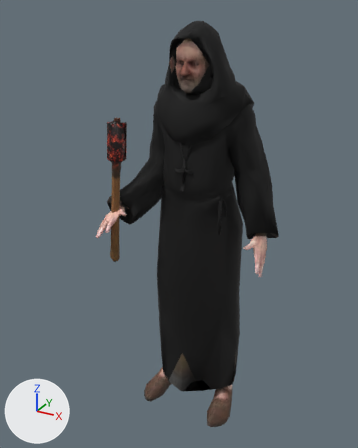
The glTF model models/rigged/fanatic.glb as it was, and as the next commit left it.
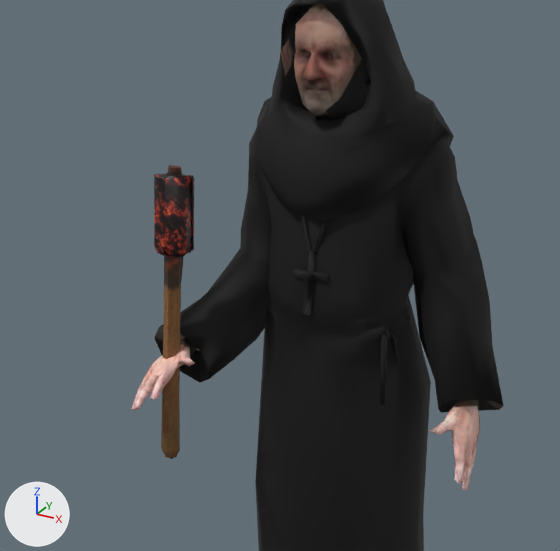
Each version is shown whole from a 50 mm camera at (0.883, -1.734, 1.85) aimed at (-0.065, -0.011, 0.989), then close up on the part from 9% to 86% of the width and 8% to 69% of the height. The axes (+X, +Y, +Z) are drawn at lower left. The lights are the same throughout. The first two pictures are the older version. Vertices at exactly the same position are counted once.

Names of what the first close-up shows: 'fanatic'.
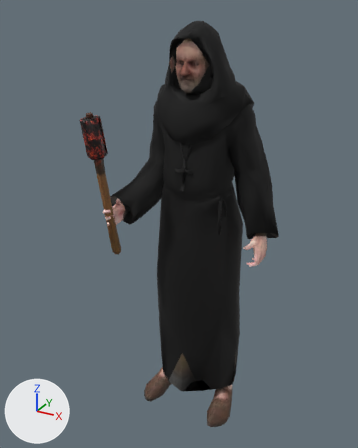
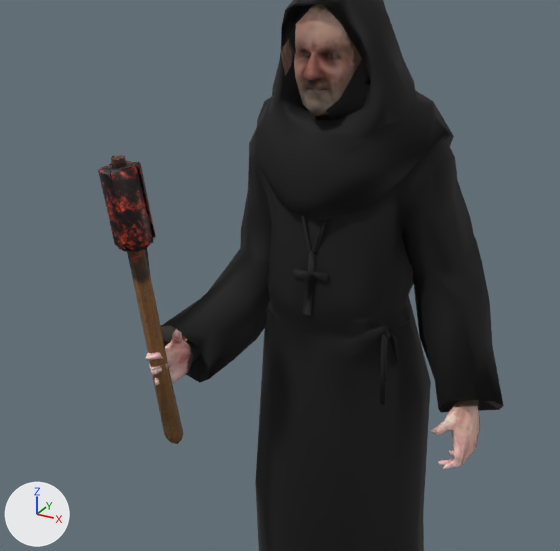
The newer file is also turned or shifted as a whole; pictures and numbers use the older file's frame.

Changed parts and their boxes [x1, y1, x2, y2] in the close-ups (560 x 551 px; the box of a moved part takes in the faces that stretch with it):
'fanatic', reshaped
    before: [131, 0, 504, 551]
    after: [98, 0, 504, 551]
part 1 of me_material1_001, moved or reshaped
    before: [154, 173, 194, 257]
    after: [98, 161, 156, 252]
part 2 of me_material1_001, moved or reshaped
    before: [161, 165, 183, 458]
    after: [111, 156, 183, 444]
part 3 of me_material1_001, moved or reshaped
    before: [169, 165, 180, 168]
    after: [112, 155, 124, 160]
part 4 of me_material1_001, moved or reshaped
    before: [131, 337, 197, 411]
    after: [146, 329, 201, 386]
part 5 of me_material1_001, moved or reshaped
    before: [454, 444, 477, 490]
    after: [438, 444, 477, 469]

The change, as a list of edits to the scene's bpy script:
```text
Change me_material1_001:
    used by ob_fanatic; location = (0.0, 0.0, 0.0)
    remove me_material1_001.from_pydata(...)  # 1112 vertices, 1999 faces; spans x -0.36..0.36, y -0.28..0.28, z 0.0..1.8
    add me_material1_001.from_pydata(...)  # 1112 vertices, 1999 faces; spans x -0.36..0.36, y -0.32..0.28, z 0.0..1.8
    me_material1_001 part 1: the loose piece of 78 vertices spanning x -0.32..-0.24, y -0.19..-0.1, z 1.27..1.43 is multiplied about its middle by the matrix ((0.995, -0.088, -0.053), (0.073, 0.97, -0.233), (0.071, 0.228, 0.971)), then moved by (-0.01, -0.13, 0.04)
    me_material1_001 part 2: the loose piece of 86 vertices spanning x -0.31..-0.26, y -0.2..-0.12, z 0.83..1.45 is multiplied about its middle by the matrix ((0.995, -0.088, -0.053), (0.073, 0.97, -0.233), (0.071, 0.228, 0.971)), then moved by (0.01, -0.08, 0.05)
    me_material1_001 part 3: the loose piece of 10 vertices spanning x -0.29..-0.26, y -0.14..-0.12, z 1.44..1.45 is moved by (-0.01, -0.15, 0.04)
    me_material1_001 part 4: 92 of 1112 vertices moved; they spanned x -0.34..-0.21, y -0.28..-0.06, z 0.96..1.09 and now span x -0.3..-0.24, y -0.25..-0.07, z 1.0..1.14; mean shift (0.02, 0.0, 0.03); largest move (-0.3, -0.28, 0.99) -> (-0.25, -0.21, 1.06)
    me_material1_001 part 5: 37 of 1112 vertices moved; they spanned x 0.28..0.32, y -0.05..0.08, z 0.82..0.89 and now span x 0.25..0.3, y -0.02..0.08, z 0.86..0.9; mean shift (-0.02, 0.01, 0.02); largest move (0.32, 0.0, 0.83) -> (0.25, 0.01, 0.86)
    other edits to the shape of me_material1_001 do not show in these pictures
```
